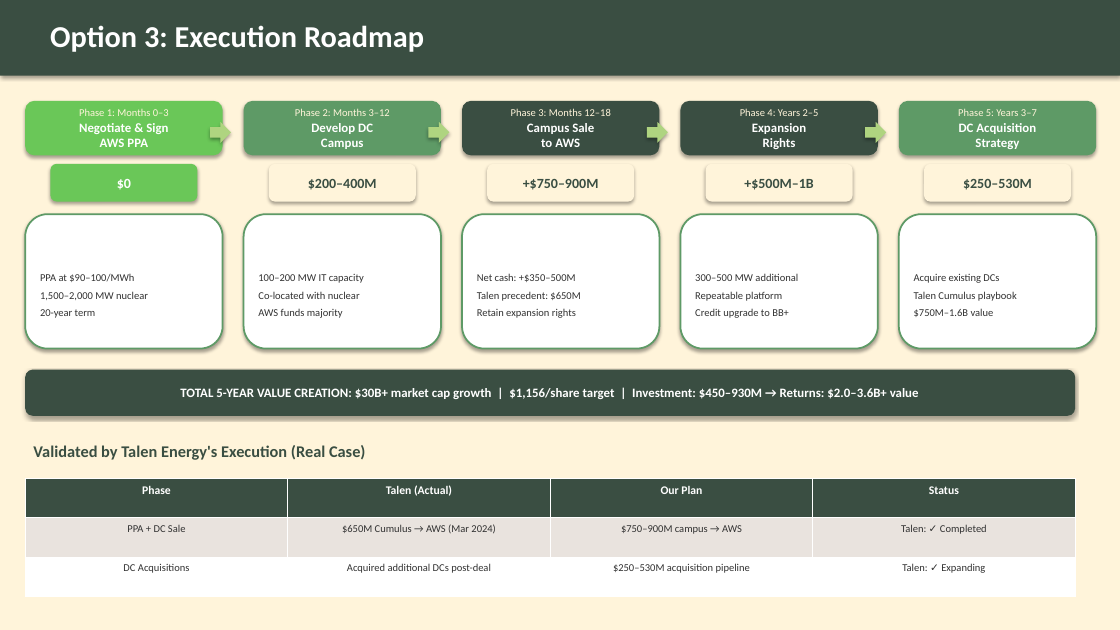
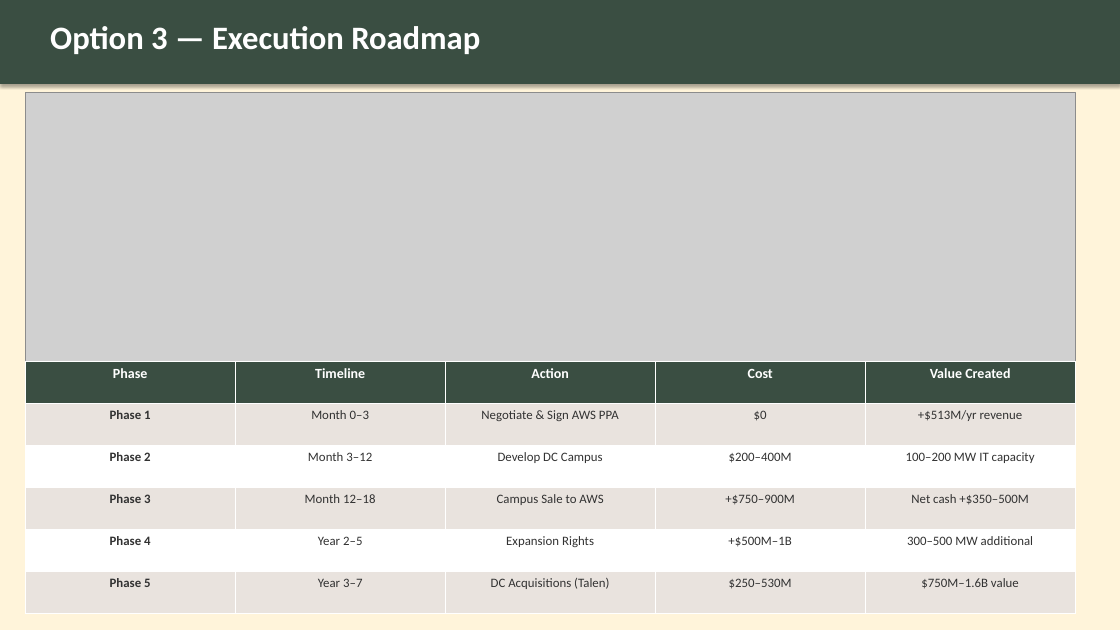
Before and after one commit to Anhiune/NAPE_Competition_Case, a slide deck: slide 8 of NAPE_Final_Presentation.pptx. Drawn at 1120x630 pixels with LibreOffice and Linux fonts; fonts in the diff are those of the drawing; grey boxes stand for pictures. Boxes give left, top, right and bottom in pixels: in the first picture for what was removed or moved away, otherwise in the second. Text is boxed around its words. In the diff, an @@ line names an element or a change of style, - is before the commit and + after.

Commit message:
Rebuilt PPTX: PNG charts, bigger fonts, less text, strict framework

```diff
--- a/NAPE_Final_Presentation.pptx
+++ b/NAPE_Final_Presentation.pptx
@@ rectangle: place and size @@
-rectangle at (0,0,1120,76)
+rectangle at (0,0,1120,84)
@@ text at (50,26,480,54): text changed; size 26 to 28 pt @@
-Option 3: Execution Roadmap
+Option 3 — Execution Roadmap
@@ rounded rectangle removed at (25,101,223,155) @@
-Phase 1: Months 0–3
-Negotiate & Sign
-AWS PPA
@@ picture added at (25,92,1075,499) @@
@@ rounded rectangle removed at (244,101,441,155) @@
-Phase 2: Months 3–12
-Develop DC
-Campus
@@ rounded rectangle removed at (462,101,660,155) @@
-Phase 3: Months 12–18
-Campus Sale
-to AWS
@@ rounded rectangle removed at (681,101,878,155) @@
-Phase 4: Years 2–5
-Expansion
-Rights
@@ rounded rectangle removed at (899,101,1096,155) @@
-Phase 5: Years 3–7
-DC Acquisition
-Strategy
@@ right arrow removed at (210,122,231,143) @@
@@ right arrow removed at (429,122,450,143) @@
@@ right arrow removed at (647,122,668,143) @@
@@ right arrow removed at (865,122,886,143) @@
@@ rounded rectangle removed at (50,164,197,202) @@
-$0
@@ rounded rectangle removed at (269,164,416,202) @@
-$200–400M
@@ rounded rectangle removed at (487,164,634,202) @@
-+$750–900M
@@ rounded rectangle removed at (706,164,853,202) @@
-+$500M–1B
@@ rounded rectangle removed at (924,164,1071,202) @@
-$250–530M
@@ rounded rectangle removed at (25,214,223,349) @@
-PPA at $90–100/MWh
-1,500–2,000 MW nuclear
-20-year term
@@ rounded rectangle removed at (244,214,441,349) @@
-100–200 MW IT capacity
-Co-located with nuclear
-AWS funds majority
@@ rounded rectangle removed at (462,214,660,349) @@
-Net cash: +$350–500M
-Talen precedent: $650M
-Retain expansion rights
@@ rounded rectangle removed at (681,214,878,349) @@
-300–500 MW additional
-Repeatable platform
-Credit upgrade to BB+
@@ rounded rectangle removed at (899,214,1096,349) @@
-Acquire existing DCs
-Talen Cumulus playbook
-$750M–1.6B value
@@ rounded rectangle removed at (25,370,1075,416) @@
-TOTAL 5-YEAR VALUE CREATION: $30B+ market cap growth | $1,156/share target | Investment: $450–930M → Returns: $2.0–3.6B+ value
@@ table added at (25,361,1075,613), 6 rows, 5 columns @@
+Phase | Timeline | Action | Cost | Value Created
+Phase 1 | Month 0–3 | Negotiate & Sign AWS PPA | $0 | +$513M/yr revenue
+Phase 2 | Month 3–12 | Develop DC Campus | $200–400M | 100–200 MW IT capacity
+Phase 3 | Month 12–18 | Campus Sale to AWS | +$750–900M | Net cash +$350–500M
+Phase 4 | Year 2–5 | Expansion Rights | +$500M–1B | 300–500 MW additional
+Phase 5 | Year 3–7 | DC Acquisitions (Talen) | $250–530M | $750M–1.6B value
@@ text removed at (33,445,366,460) @@
-Validated by Talen Energy's Execution (Real Case)
@@ table removed at (25,479,1074,597), 3 rows, 4 columns @@
-Phase | Talen (Actual) | Our Plan | Status
-PPA + DC Sale | $650M Cumulus → AWS (Mar 2024) | $750–900M campus → AWS | Talen: ✓ Completed
-DC Acquisitions | Acquired additional DCs post-deal | $250–530M acquisition pipeline | Talen: ✓ Expanding
```
Also in this commit, not shown: 13 other slides changed, 1 slide added, 1 slide removed, 1 other file.
